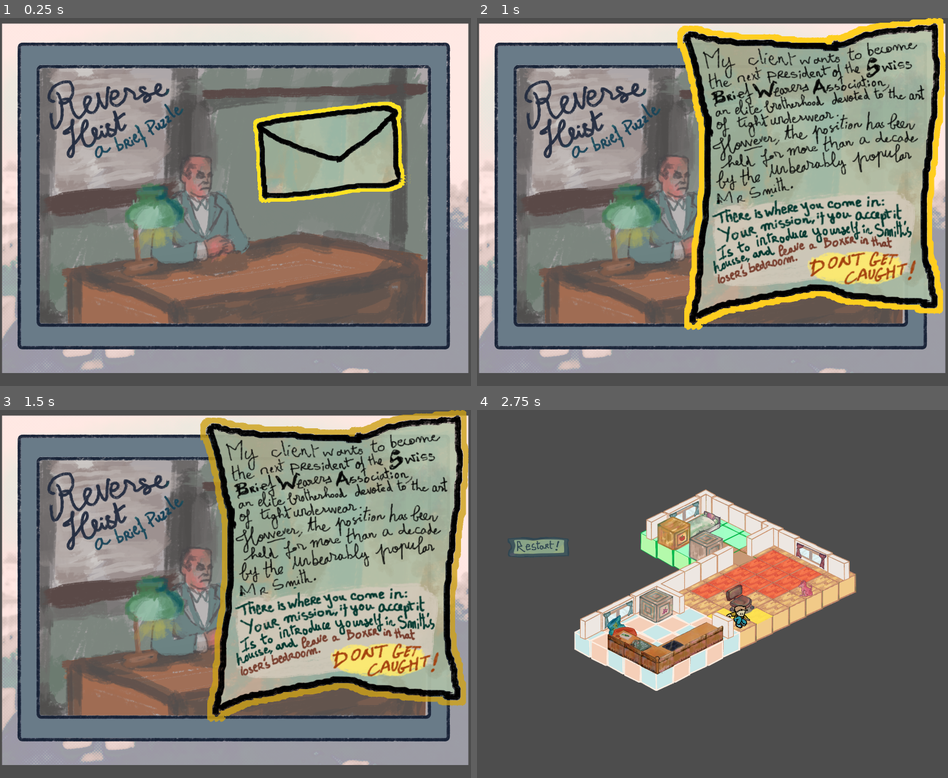
Above: before the commit, frames 1-4 (two rows, left to right).
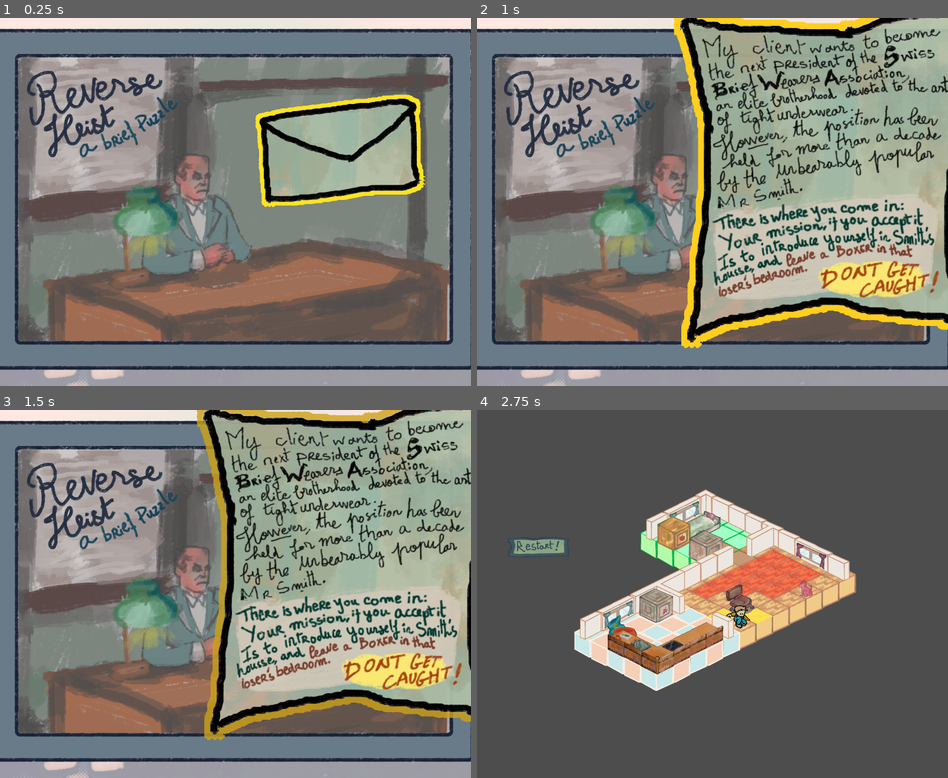
Above: after the commit, the same moments.

Repository: remimorvan/isometric-reverse-heist-simulator-2000
Game: Godot game, scene res://scenes/start_screen.tscn
Two runs of this game, one before a commit and one after it. Both use one fixed random seed, a clock stepped at 60 frames per second and the inputs below. Before the commit the project starts from res://scenes/MainLevel.tscn. The engine's default icon, where the game draws it, is replaced by a stand-in: a white triangle on a blue panel in a dark square.
Inputs (mouse positions are in pixels of both pictures, inside the frame that each line leads up to):
- Up to frame 1 (0.25 s): no input
- Up to frame 2 (1 s): tap Enter at 0.5 s; move the mouse to (816, 183) at 0.52 s; click (816, 183) at 0.67 s
- Up to frame 3 (1.5 s): move the mouse to (141, 612) at 1.27 s; click (141, 612) at 1.42 s
- Up to frame 4 (2.75 s): move the mouse to (759, 513) at 2.02 s; click (759, 513) at 2.17 s

The runs differ from the first frame. In frame 1, 60% of the frame differs, in the area x 0-100%, y 0-100%; in frame 2, 63%; in frame 3, 63%; in frame 4, nothing differs.

Commit message:
restart skips letter

Diff:
--- a/project.godot
+++ b/project.godot
@@ -11,7 +11,7 @@
 [application]
 
 config/name="Isometric Reverse Heist Simulator 2000"
-run/main_scene="uid://cy5sbokend7fg"
+run/main_scene="uid://xs4el8hun23k"
 config/features=PackedStringArray("4.4", "Forward Plus")
 config/icon="res://icon.svg"
 
--- a/scenes/MainLevel.tscn
+++ b/scenes/MainLevel.tscn
@@ -1,9 +1,7 @@
-[gd_scene load_steps=20 format=3 uid="uid://cy5sbokend7fg"]
+[gd_scene load_steps=16 format=3 uid="uid://cy5sbokend7fg"]
 
 [ext_resource type="Script" uid="uid://oi0r4ynbu0sa" path="res://scripts/main.gd" id="1_jsrw5"]
 [ext_resource type="PackedScene" uid="uid://bqtadeysdvdy" path="res://scenes/mayson.tscn" id="2_jsrw5"]
-[ext_resource type="Texture2D" uid="uid://usnclef0bpgc" path="res://assets/level/gameover.png" id="3_e5ycg"]
-[ext_resource type="Script" uid="uid://57m4k372d6m" path="res://scenes/try_again_button.gd" id="4_apwki"]
 [ext_resource type="Texture2D" uid="uid://b6n0tev3dttag" path="res://assets/level/restart_button.png" id="4_k2vfh"]
 [ext_resource type="Script" uid="uid://xth84ey1qovn" path="res://scripts/game_object_handler.gd" id="5_6ib6r"]
 [ext_resource type="PackedScene" uid="uid://cjajyodhkxglj" path="res://scenes/dog_bowl.tscn" id="5_huru0"]
@@ -17,8 +15,6 @@
 [ext_resource type="PackedScene" uid="uid://bbac7vf2pr0wi" path="res://scenes/bed_head.tscn" id="11_4t260"]
 [ext_resource type="PackedScene" uid="uid://bw4ywe0ot1xtn" path="res://scenes/bed.tscn" id="11_rqv6b"]
 [ext_resource type="PackedScene" uid="uid://de1mdtgmcrxr4" path="res://scenes/underwear.tscn" id="11_wd4wg"]
-[ext_resource type="PackedScene" uid="uid://xs4el8hun23k" path="res://scenes/start_screen.tscn" id="17_2ve45"]
-[ext_resource type="PackedScene" uid="uid://y84i4tiu0fcr" path="res://scenes/victory_screen.tscn" id="18_u1f61"]
 
 [node name="MainLevel" type="Node2D"]
 y_sort_enabled = true
@@ -26,25 +22,6 @@
 
 [node name="Mayson" parent="." instance=ExtResource("2_jsrw5")]
 tile_size = 240.0
-
-[node name="GAME OVER SCREEN" type="Node2D" parent="Mayson"]
-visible = false
-z_index = 2
-position = Vector2(319.09, -322.861)
-scale = Vector2(3, 3)
-
-[node name="Sprite2D" type="Sprite2D" parent="Mayson/GAME OVER SCREEN"]
-scale = Vector2(1.1, 1.1)
-texture = ExtResource("3_e5ycg")
-
-[node name="Button" type="Button" parent="Mayson/GAME OVER SCREEN"]
-offset_left = -314.0
-offset_top = 143.0
-offset_right = 315.0
-offset_bottom = 350.0
-theme_override_font_sizes/font_size = 70
-text = "TRY AGAIN"
-script = ExtResource("4_apwki")
 
 [node name="Restart" type="Node2D" parent="Mayson"]
 position = Vector2(-2207, -1001)
@@ -124,28 +101,18 @@
 position = Vector2(-1146.09, -1372.14)
 
 [node name="Underwear" parent="Mayson/GameObjectHandler" instance=ExtResource("11_wd4wg")]
-z_index = 1
-position = Vector2(-1390.09, -1250.14)
+z_index = 2
+y_sort_enabled = false
+position = Vector2(-1281.09, -1387.14)
 
 [node name="Player" parent="Mayson/GameObjectHandler" instance=ExtResource("10_rqv6b")]
 z_index = 1
-position = Vector2(-694, 92)
+position = Vector2(-686.09, 94.8612)
 move_speed = 1000.0
-
-[node name="VictoryScreen" parent="Mayson" instance=ExtResource("18_u1f61")]
-visible = false
-z_index = 2
-position = Vector2(314, -358)
-scale = Vector2(3, 3)
 
 [node name="Camera2D" type="Camera2D" parent="Mayson"]
 position = Vector2(319.09, -322.861)
 zoom = Vector2(0.3, 0.3)
-
-[node name="StartScreen" parent="." instance=ExtResource("17_2ve45")]
-z_index = 2
-position = Vector2(314, -375)
-scale = Vector2(3, 3)
 
 [node name="Sprite2D" type="Sprite2D" parent="."]
 visible = false
--- /dev/null
+++ b/scenes/game_over_screen.tscn
@@ -0,0 +1,22 @@
+[gd_scene load_steps=3 format=3 uid="uid://cj4q7r3l32epv"]
+
+[ext_resource type="Texture2D" uid="uid://usnclef0bpgc" path="res://assets/level/gameover.png" id="1_61w2s"]
+[ext_resource type="Script" uid="uid://57m4k372d6m" path="res://scenes/try_again_button.gd" id="2_jw6e5"]
+
+[node name="GAME OVER SCREEN" type="Node2D"]
+z_index = 2
+
+[node name="Sprite2D" type="Sprite2D" parent="."]
+scale = Vector2(1.1, 1.1)
+texture = ExtResource("1_61w2s")
+
+[node name="Button" type="Button" parent="."]
+offset_left = -314.0
+offset_top = 143.0
+offset_right = 315.0
+offset_bottom = 350.0
+theme_override_font_sizes/font_size = 70
+text = "TRY AGAIN"
+script = ExtResource("2_jw6e5")
+
+[node name="Camera2D" type="Camera2D" parent="."]
--- a/scenes/start_screen.tscn
+++ b/scenes/start_screen.tscn
@@ -55,5 +55,7 @@
 offset_right = 793.0
 offset_bottom = 134.0
 
+[node name="Camera2D" type="Camera2D" parent="."]
+
 [connection signal="pressed" from="Letter0/Button0" to="." method="_on_first_button_pressed"]
 [connection signal="pressed" from="Letter1/Button1" to="." method="_on_second_button_pressed"]
--- a/scenes/underwear.tscn
+++ b/scenes/underwear.tscn
@@ -1,10 +1,7 @@
-[gd_scene load_steps=4 format=3 uid="uid://de1mdtgmcrxr4"]
+[gd_scene load_steps=3 format=3 uid="uid://de1mdtgmcrxr4"]
 
 [ext_resource type="Script" uid="uid://i1uujdl6f0op" path="res://scripts/underwear.gd" id="1_24q7x"]
 [ext_resource type="Texture2D" uid="uid://7ednqfdoq3ox" path="res://assets/level/boxer.png" id="2_24q7x"]
-
-[sub_resource type="CircleShape2D" id="CircleShape2D_fg8xd"]
-radius = 65.0
 
 [node name="Underwear" type="Node2D"]
 y_sort_enabled = true
@@ -15,10 +12,6 @@
 
 [node name="Sprite2D" type="Sprite2D" parent="CharacterBody2D"]
 y_sort_enabled = true
-position = Vector2(10, -90)
+position = Vector2(-1, 0)
 scale = Vector2(1.2, 1.2)
 texture = ExtResource("2_24q7x")
-
-[node name="CollisionShape2D" type="CollisionShape2D" parent="CharacterBody2D"]
-y_sort_enabled = true
-shape = SubResource("CircleShape2D_fg8xd")
--- a/scenes/victory_screen.tscn
+++ b/scenes/victory_screen.tscn
@@ -19,4 +19,6 @@
 offset_right = 1020.0
 offset_bottom = 772.0
 
+[node name="Camera2D" type="Camera2D" parent="."]
+
 [connection signal="pressed" from="Sprite2D/Button0" to="." method="_on_button_0_pressed"]
--- a/scripts/bed.gd
+++ b/scripts/bed.gd
@@ -9,7 +9,6 @@
 @onready var game_object_handler: Node = $"../"
 @onready var bed_head: Node = $"../BedHead"
 @onready var underwear: Node = $"../Underwear"
-@onready var victory_screen: Node = $"../../VictoryScreen"
 
 var has_underwear: bool = false;
 
@@ -49,7 +48,7 @@
 		add_child(timer)
 		timer.wait_time = 2.0
 		timer.one_shot = true
-		timer.timeout.connect(func(): victory_screen.visible = 1)
+		timer.timeout.connect(func(): get_tree().change_scene_to_file("res://scenes/victory_screen.tscn"))
 		timer.start()
 
 	return func(player): pass
--- a/scripts/main.gd
+++ b/scripts/main.gd
@@ -12,4 +12,4 @@
 
 
 func _on_restart_button_pressed() -> void:
-	get_tree().reload_current_scene()
+	get_tree().change_scene_to_file("res://scenes/MainLevel.tscn")
--- a/scripts/player.gd
+++ b/scripts/player.gd
@@ -17,6 +17,7 @@
 	var current_tile = layer0.local_to_map(global_position)
 	global_position = layer0.map_to_local(current_tile)
 	print("[Player] Initial position: ", global_position)
+	selected_tile = current_tile
 
 func _unhandled_input(event: InputEvent) -> void:
 	if game_object_handler.can_play():
--- a/scripts/start_screen.gd
+++ b/scripts/start_screen.gd
@@ -9,4 +9,4 @@
 
 func _on_second_button_pressed() -> void:
 	self.visible = false
-	queue_free()
+	get_tree().change_scene_to_file("res://scenes/MainLevel.tscn")
--- a/scripts/tilemaps.gd
+++ b/scripts/tilemaps.gd
@@ -109,7 +109,7 @@
 				add_child(timer)
 				timer.wait_time = 1.0
 				timer.one_shot = true
-				timer.timeout.connect(func(): $"GAME OVER SCREEN".visible = true)
+				timer.timeout.connect(func(): get_tree().change_scene_to_file("res://scenes/game_over_screen.tscn"))
 				timer.start()
 			do_glow = true
 
@@ -143,7 +143,7 @@
 					add_child(timer)
 					timer.wait_time = 1.0
 					timer.one_shot = true
-					timer.timeout.connect(func(): $"GAME OVER SCREEN".visible = true)
+					timer.timeout.connect(func(): get_tree().change_scene_to_file("res://scenes/game_over_screen.tscn"))
 					timer.start()
 
 		if do_glow:
--- a/scripts/underwear.gd
+++ b/scripts/underwear.gd
@@ -5,13 +5,10 @@
 @onready var collision: CollisionShape2D = $"CharacterBody2D/CollisionShape2D"
 @onready var sprite: Sprite2D = $"CharacterBody2D/Sprite2D"
 
-var final_position: Vector2i
-
 # Called when the node enters the scene tree for the first time.
 func _ready() -> void:
-	var current_tile = layer0.local_to_map(global_position)
-	global_position = layer0.map_to_local(current_tile)
-	final_position = global_position
+	#var current_tile = layer0.local_to_map(global_position)
+	#global_position = layer0.map_to_local(current_tile)
 	visible = false
 
 # Called every frame. 'delta' is the elapsed time since the previous frame.
@@ -34,7 +31,6 @@
 	pass
 
 func appear() -> void:
-	collision.set_deferred("disabled", true)
 	visible = true
 	var final_scale = scale
 	var final_position = global_position
